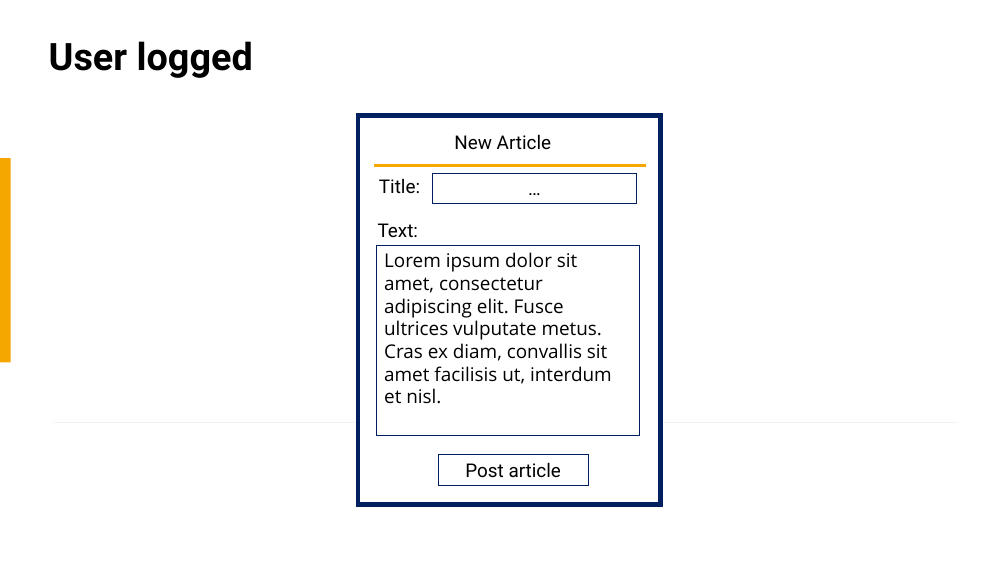
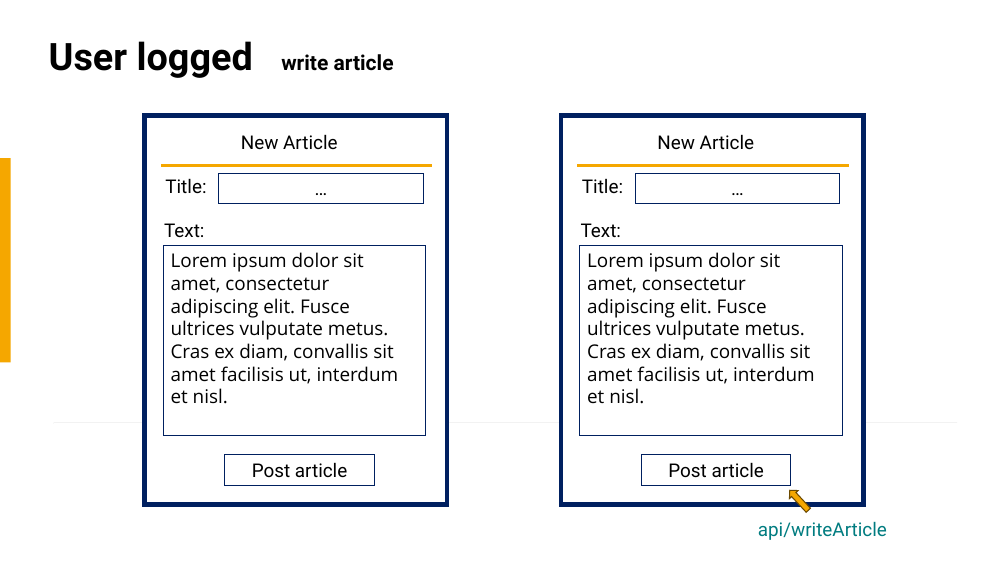
Before and after one commit to EnomisLP/Football, a slide deck: slide 24 of Large scale database mock-ups.pptx (slide 15 before the commit). Drawn at 1008x567 pixels with LibreOffice and Linux fonts; fonts in the diff are those of the drawing. Boxes give left, top, right and bottom in pixels: in the first picture for what was removed or moved away, otherwise in the second. Text is boxed around its words. In the diff, an @@ line names an element or a change of style, - is before the commit and + after.

```diff
--- a/Large scale database mock-ups.pptx
+++ b/Large scale database mock-ups.pptx
@@ title at (49, 41, 394, 78): text changed; size 36 to 20 pt @@
-User logged
+User logged write article
@@ rectangle added at (561, 116, 864, 505), fill #FFFFFF, outline #002060 4.5 pt @@
@@ text added at (657, 134, 754, 150), 18 pt, text #000000 @@
+New Article
@@ 4 rectangles, 3 texts, 1 line: place and size @@
-4 rectangles, 3 texts, 1 line at (358, 116, 661, 505)
+4 rectangles, 3 texts, 1 line at (144, 116, 447, 505)
@@ line added from (578, 166) to (849, 166), #F5A700 3 pt @@
@@ text added at (582, 179, 623, 193), 18 pt, text #000000 @@
+Title:
@@ rectangle added at (635, 173, 839, 203), outline #002060 0.75 pt, 18 pt, text #000000 @@
+…
@@ text added at (581, 223, 621, 237), 18 pt, text #000000 @@
+Text:
@@ rectangle added at (580, 245, 843, 436), outline #002060 0.75 pt, 18 pt, text #000000 @@
+Lorem ipsum dolor sit amet, consectetur adipiscing elit. Fusce ultrices vulputate metus. Cras ex diam, convallis sit amet facilisis ut, interdum et nisl.
@@ rectangle added at (641, 454, 791, 485), outline #002060 0.75 pt, 18 pt, text #000000 @@
+Post article
@@ down arrow added at (786, 487, 813, 515), fill #F5A700, outline #6B4900 1 pt @@
@@ text added at (758, 521, 887, 540), 18 pt, text #007C80 @@
+api/writeArticle
```
Also in this commit, not shown: 19 other slides changed, 10 slides added, 4 other files.
